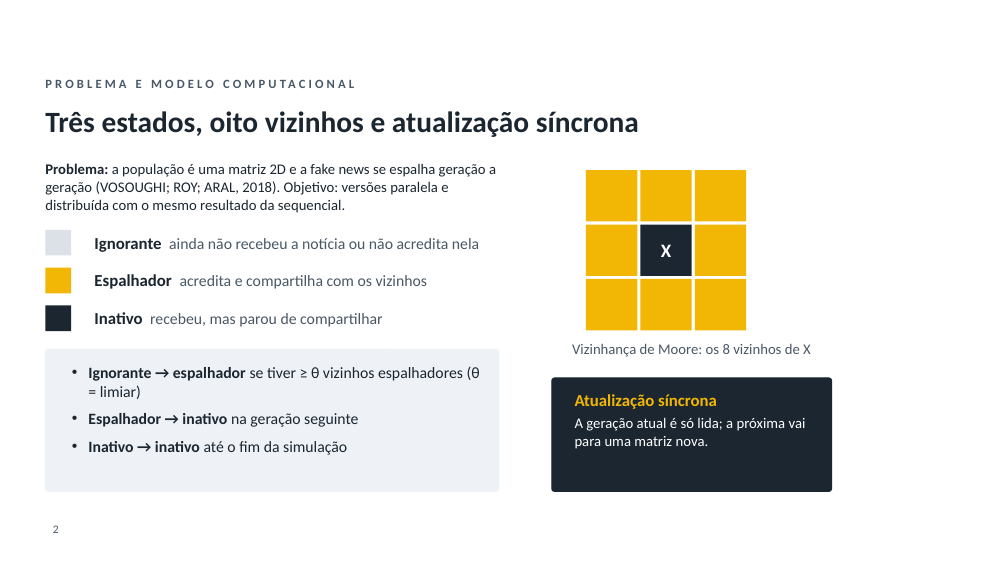
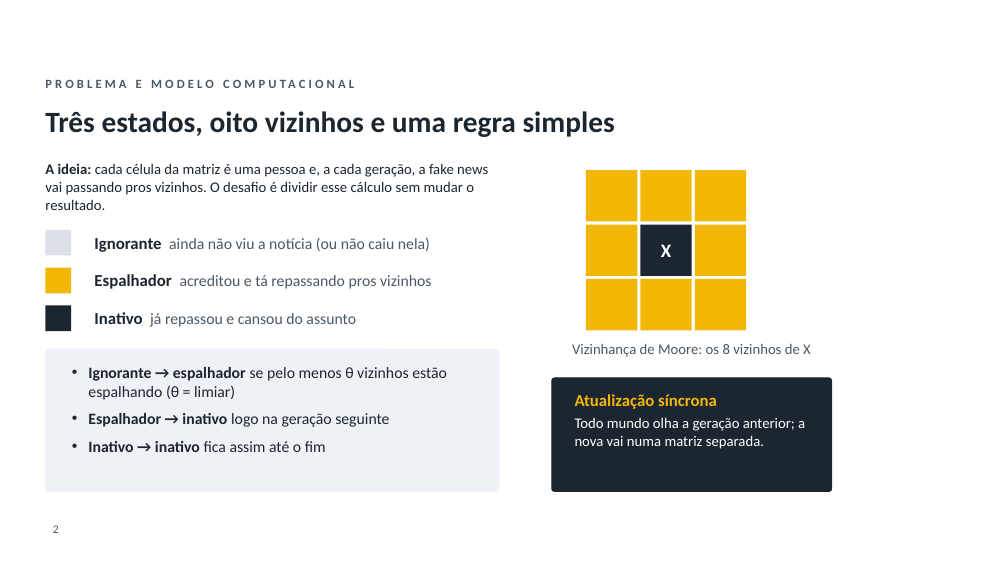
Before and after one commit to GianSE/fakenews-distribuidos, a slide deck: slide 2 of Apresentacao/Apresentacao_FakeNews_UTFPR.pptx. Drawn at 1008x567 pixels with LibreOffice and Linux fonts; fonts in the diff are those of the drawing; background and template pictures are left out. Boxes give left, top, right and bottom in pixels: in the first picture for what was removed or moved away, otherwise in the second. Text is boxed around its words. In the diff, an @@ line names an element or a change of style, - is before the commit and + after.

```diff
--- a/Apresentacao/Apresentacao_FakeNews_UTFPR.pptx
+++ b/Apresentacao/Apresentacao_FakeNews_UTFPR.pptx
@@ title at <box>45,111,615,137</box>: text changed @@
-Três estados, oito vizinhos e atualização síncrona
+Três estados, oito vizinhos e uma regra simples
@@ text at <box>45,163,488,210</box>: text changed @@
-Problema: a população é uma matriz 2D e a fake news se espalha geração a geração (VOSOUGHI; ROY; ARAL, 2018). Objetivo: versões paralela e distribuída com o mesmo resultado da sequencial.
+A ideia: cada célula da matriz é uma pessoa e, a cada geração, a fake news vai passando pros vizinhos. O desafio é dividir esse cálculo sem mudar o resultado.
@@ text at <box>94,237,430,252</box>: text changed @@
-Ignorante ainda não recebeu a notícia ou não acredita nela
+Ignorante ainda não viu a notícia (ou não caiu nela)
@@ text at <box>94,274,432,289</box>: text changed @@
-Espalhador acredita e compartilha com os vizinhos
+Espalhador acreditou e tá repassando pros vizinhos
@@ text at <box>94,312,356,327</box>: text changed @@
-Inativo recebeu, mas parou de compartilhar
+Inativo já repassou e cansou do assunto
@@ text at <box>88,367,447,452</box>: text changed @@
-• Ignorante → espalhador se tiver ≥ θ vizinhos espalhadores (θ = limiar)
-• Espalhador → inativo na geração seguinte
-• Inativo → inativo até o fim da simulação
+• Ignorante → espalhador se pelo menos θ vizinhos estão espalhando (θ = limiar)
+• Espalhador → inativo logo na geração seguinte
+• Inativo → inativo fica assim até o fim
@@ text at <box>575,417,805,449</box>: text changed @@
-A geração atual é só lida; a próxima vai para uma matriz nova.
+Todo mundo olha a geração anterior; a nova vai numa matriz separada.
```
Also in this commit, not shown: 12 other slides changed, 3 other files.
